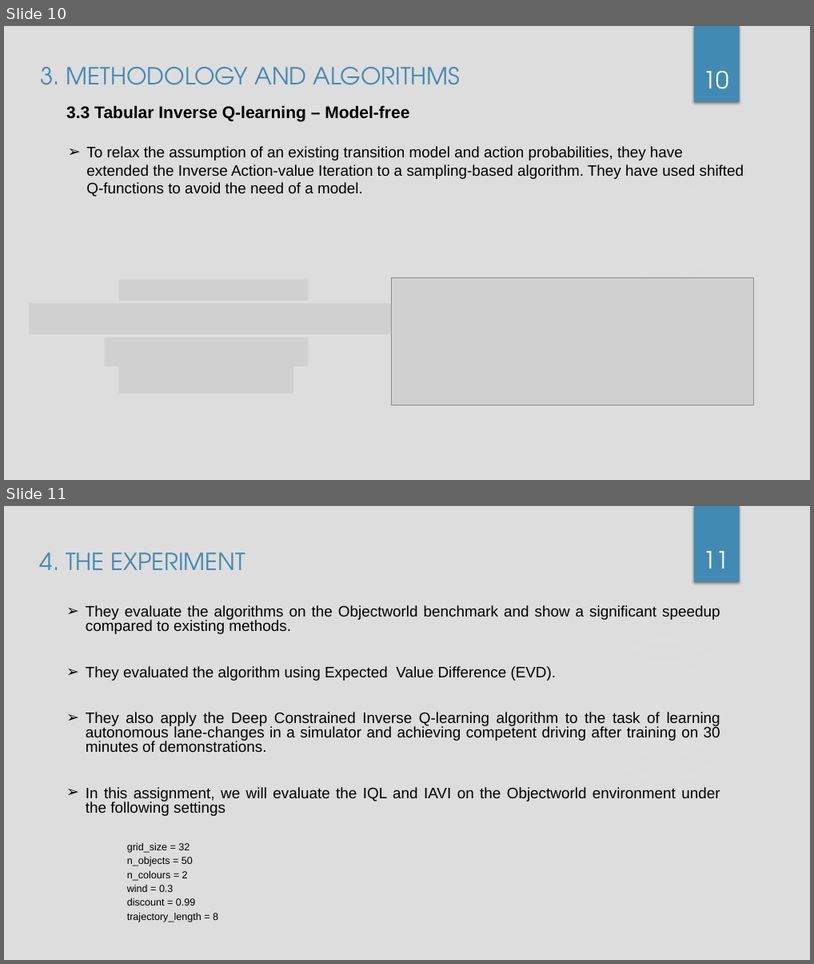
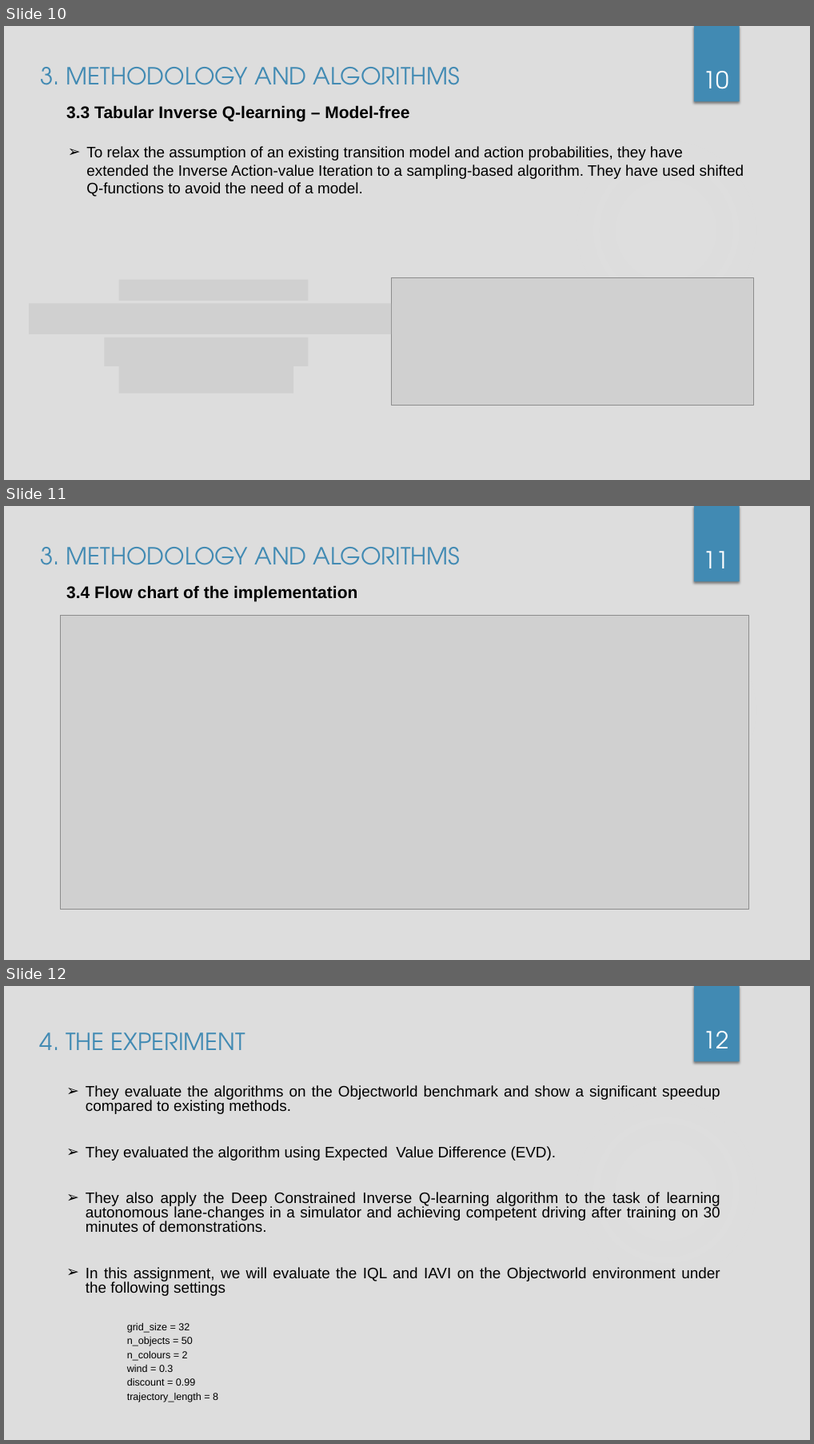
Before and after one commit to chinthaka0531/inverse_q_learning, a slide deck: docs/Deep_Inverse_Q_Learning-chinthaka.pptx. Shown one above the other, each under a label of ours: slides 10 and 11 before the commit, slides 10, 11 and 12 after it. The pictures are 814x964 and 814x1444 pixels, drawn with LibreOffice and Linux fonts; fonts in the diff are those of the drawing; grey boxes stand for pictures; background and template pictures are left out. Boxes give left, top, right and bottom in pixels: in the first picture for what was removed or moved away, otherwise in the second. Text is boxed around its words. In the diff, an @@ line names an element or a change of style, - is before the commit and + after.

```diff
--- a/docs/Deep_Inverse_Q_Learning-chinthaka.pptx
+++ b/docs/Deep_Inverse_Q_Learning-chinthaka.pptx
@@ slide 11 added at bbox=[4, 506, 810, 960], background #DDDDDD; not listed: 2 template elements that a slide beside it also shows @@
@@ subtitle added at bbox=[40, 547, 461, 565], 28 pt, text #418AB3 @@
+3. METHODOLOGY AND ALGORITHMS
@@ page number added at bbox=[703, 551, 730, 568], 28 pt, text #FFFFFF @@
+11
@@ text added at bbox=[66, 585, 358, 602], 20 pt, text #000000, bold @@
+3.4 Flow chart of the implementation
@@ picture added at bbox=[60, 616, 750, 909] @@
@@ what was slide 11 is now slide 12 @@
@@ page number at bbox=[703, 1031, 730, 1048]: text changed @@
-11
+12
```
Also in this commit, not shown: 4 slides changed, 1 other slide added, 1 slide removed, 12 other files.
